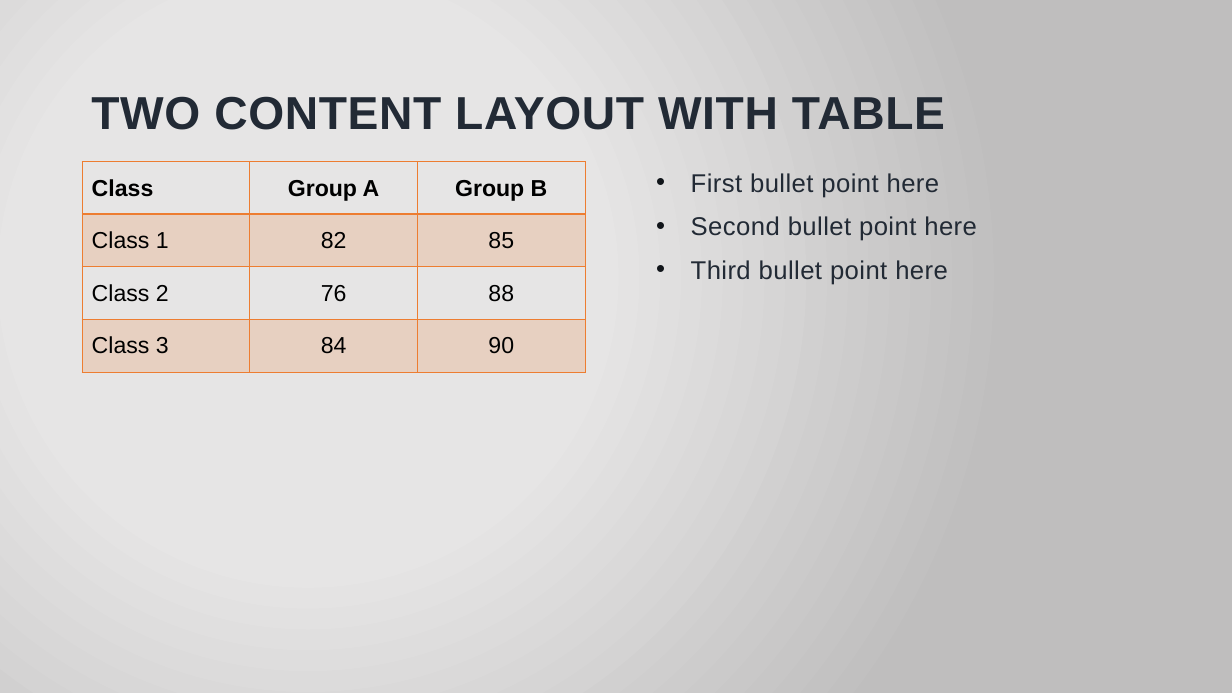
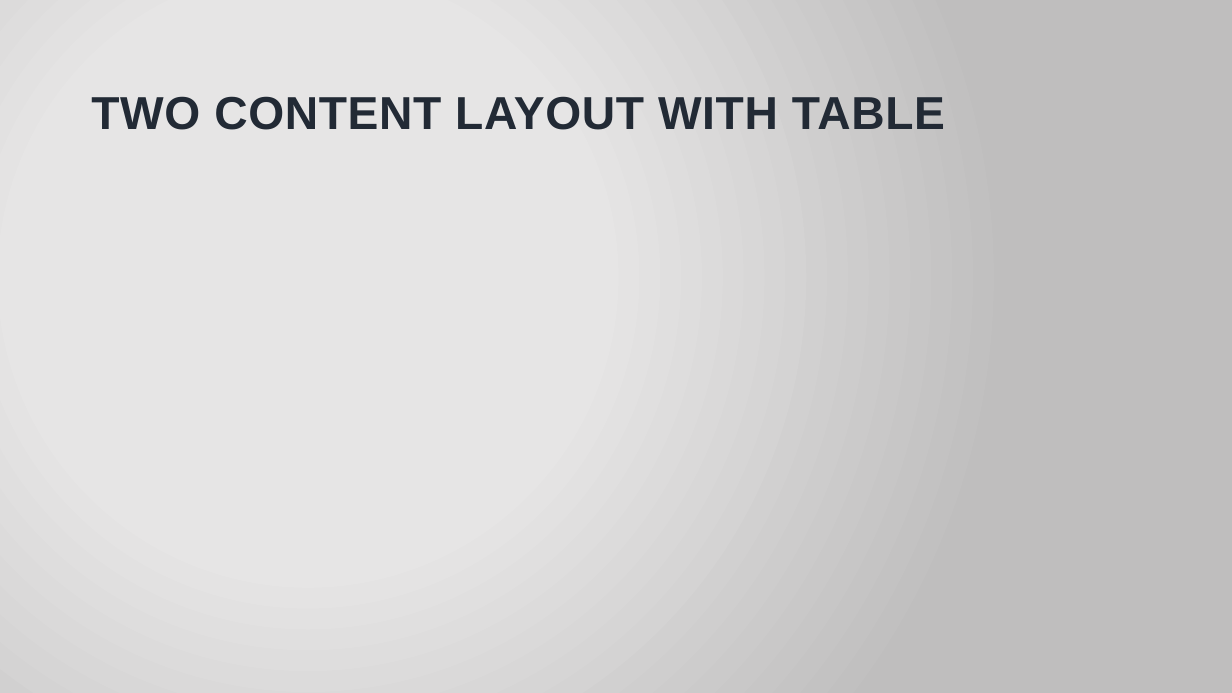
Before and after one commit to drickweed/course, a slide deck: slide 4 of Computational science/one - high level view.pptx. Drawn at 1232x693 pixels with LibreOffice and Linux fonts; fonts in the diff are those of the drawing; grey boxes stand for pictures; background and template pictures are left out. Boxes give left, top, right and bottom in pixels: in the first picture for what was removed or moved away, otherwise in the second. Text is boxed around its words. In the diff, an @@ line names an element or a change of style, - is before the commit and + after.

```diff
--- a/Computational science/one - high level view.pptx
+++ b/Computational science/one - high level view.pptx
@@ table removed at bbox=[82, 162, 584, 372], 4 rows, 3 columns @@
-Class | Group A | Group B
-Class 1 | 82 | 85
-Class 2 | 76 | 88
-Class 3 | 84 | 90
@@ text removed at bbox=[691, 173, 977, 285] @@
-• First bullet point here
-• Second bullet point here
-• Third bullet point here
```
Also in this commit, not shown: 3 slides added, 3 slides removed, 27 other files.
